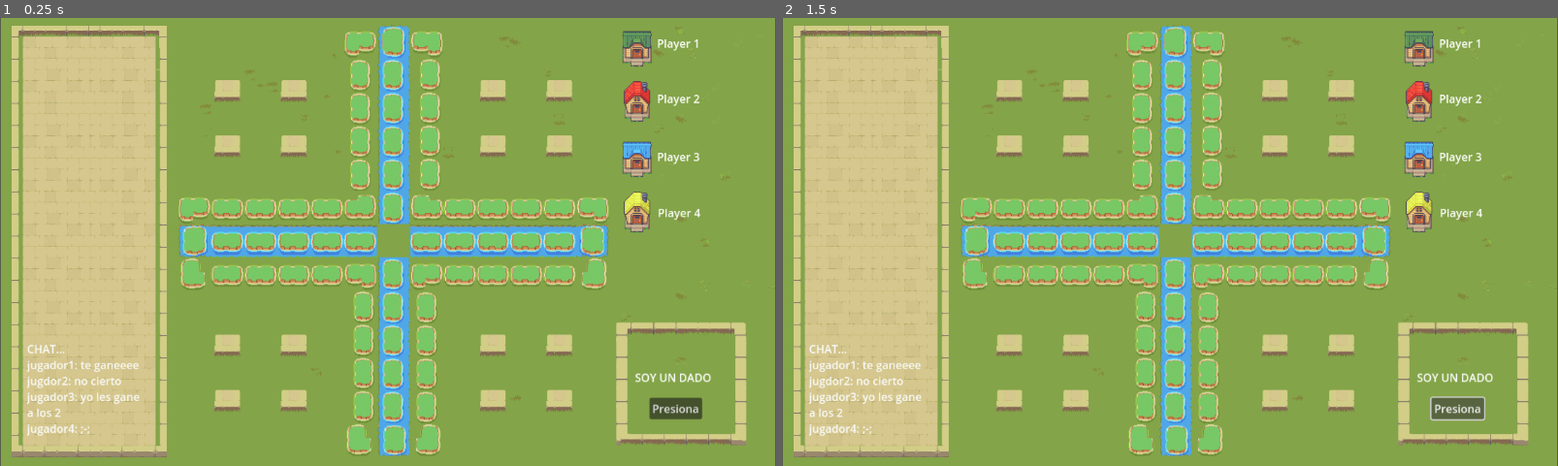
Above: before the commit, frames 1-2 (left to right).
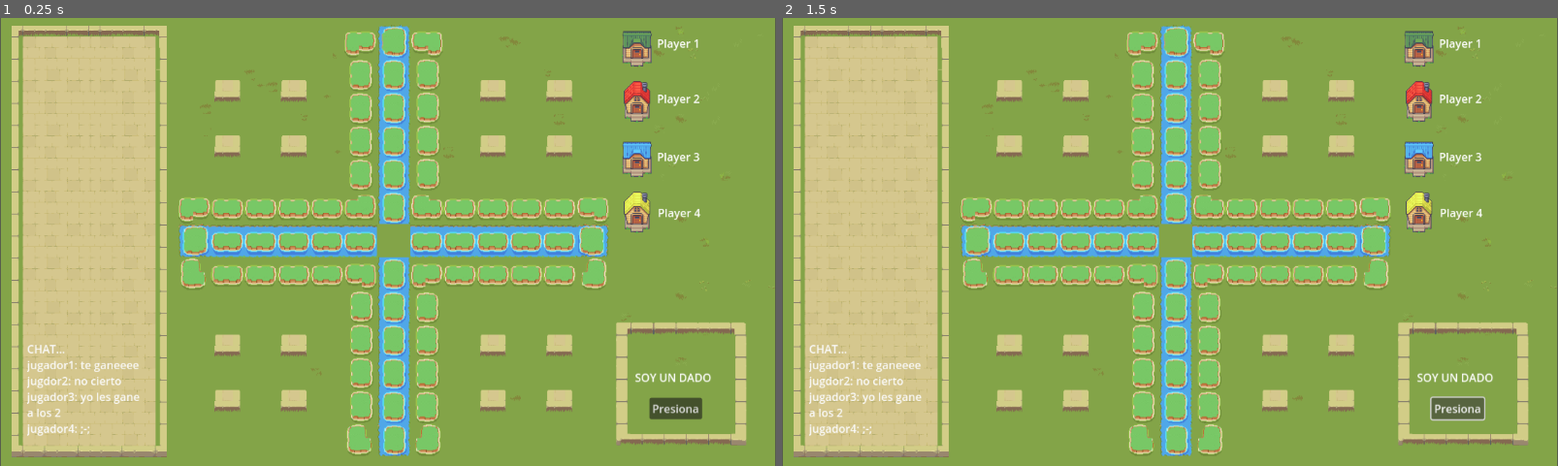
Above: after the commit, the same moments.

Repository: Sark1223/Ludo_v2
Game: Godot game, scene res://Tableros/Escenas_tablero/mapa_1.tscn
The game is run twice, just before and just after one commit, with the same random seed, the same clock (stepped at 60 frames per second) and the same inputs.
Inputs:
- Up to frame 1 (0.25 s): no input
- Up to frame 2 (1.5 s): click "Presiona" at 0.5 s; click "Presiona" at 1.25 s

The runs differ from the first frame. In frame 1, 1.6% of the frame differs, in the area x 25-77%, y 1-91%; in frame 2, 1.6%.

Commit message:
Animaciones de  gato - ventana pop Up
Se añadieron las animaciones de gato e inicio el desarrollo de ventana emergente para seleccionar modo de juego

Diff:
--- /dev/null
+++ b/ludo_v2/Interfaz/Interfaz_Codigo/GameManager.gd
@@ -0,0 +1,12 @@
+extends Node
+
+var Players = {}
+
+# Called when the node enters the scene tree for the first time.
+func _ready() -> void:
+	pass # Replace with function body.
+
+
+# Called every frame. 'delta' is the elapsed time since the previous frame.
+func _process(delta: float) -> void:
+	pass
--- a/ludo_v2/Interfaz/Interfaz_Escenas/menu.tscn
+++ b/ludo_v2/Interfaz/Interfaz_Escenas/menu.tscn
@@ -1,6 +1,6 @@
 [gd_scene load_steps=7 format=4 uid="uid://5xdhye7kq1cq"]
 
-[ext_resource type="Texture2D" uid="uid://q05tv38sfwxp" path="res://tileset_diseño_general/Solaria Demo Tiles.png" id="2_bemn5"]
+[ext_resource type="Texture2D" uid="uid://q05tv38sfwxp" path="res://tileset_diseño_general/Tiles_Menu_tableroWills.png" id="2_bemn5"]
 
 [sub_resource type="TileSetAtlasSource" id="TileSetAtlasSource_1jphu"]
 texture = ExtResource("2_bemn5")
@@ -423,12 +423,13 @@
 anchor_top = 0.5
 anchor_right = 0.5
 anchor_bottom = 0.5
-offset_left = -74.5
-offset_top = -70.0
-offset_right = 74.5
-offset_bottom = 70.0
+offset_left = -74.0
+offset_top = -76.0
+offset_right = 104.0
+offset_bottom = 84.0
 grow_horizontal = 2
 grow_vertical = 2
+alignment = 1
 
 [node name="btnJugar" type="Button" parent="VBoxContainer"]
 layout_mode = 2
@@ -440,7 +441,7 @@
 theme_override_constants/outline_size = 6
 theme_override_fonts/font = SubResource("SystemFont_37mdy")
 theme_override_font_sizes/font_size = 30
-text = "Juegar"
+text = "Jugar"
 flat = true
 
 [node name="btnTutorial" type="Button" parent="VBoxContainer"]
--- /dev/null
+++ b/ludo_v2/Interfaz/Interfaz_Escenas/tipo_conexion_popUp.tscn
@@ -0,0 +1,111 @@
+[gd_scene load_steps=9 format=3 uid="uid://ccgss22fobcmo"]
+
+[sub_resource type="StyleBoxFlat" id="StyleBoxFlat_g1kqk"]
+bg_color = Color(0, 0.509804, 0.431373, 1)
+border_width_left = 1
+border_width_top = 1
+border_width_right = 1
+border_width_bottom = 1
+border_color = Color(0, 0.756197, 0.64355, 1)
+corner_radius_top_left = 4
+corner_radius_top_right = 4
+corner_radius_bottom_right = 4
+corner_radius_bottom_left = 4
+
+[sub_resource type="StyleBoxFlat" id="StyleBoxFlat_q4qh6"]
+bg_color = Color(0, 0.598709, 0.507932, 1)
+border_color = Color(0.8, 0.8, 0.8, 0)
+corner_radius_top_left = 4
+corner_radius_top_right = 4
+corner_radius_bottom_right = 4
+corner_radius_bottom_left = 4
+
+[sub_resource type="StyleBoxFlat" id="StyleBoxFlat_ep5g5"]
+bg_color = Color(2.64719e-07, 0.361365, 0.303546, 1)
+border_width_left = 4
+border_width_top = 4
+border_width_right = 4
+border_width_bottom = 4
+border_color = Color(0.8, 0.8, 0.8, 0)
+
+[sub_resource type="StyleBoxFlat" id="StyleBoxFlat_et1h0"]
+bg_color = Color(1.92523e-07, 0.50878, 0.431914, 1)
+border_color = Color(0.8, 0.8, 0.8, 0)
+corner_radius_top_left = 5
+corner_radius_top_right = 5
+corner_radius_bottom_right = 5
+corner_radius_bottom_left = 5
+
+[sub_resource type="StyleBoxFlat" id="StyleBoxFlat_geesn"]
+bg_color = Color(0.619608, 0.160784, 0.509804, 1)
+border_width_left = 1
+border_width_top = 1
+border_width_right = 1
+border_width_bottom = 1
+border_color = Color(0.862434, 0.352671, 0.726374, 1)
+corner_radius_top_left = 4
+corner_radius_top_right = 4
+corner_radius_bottom_right = 4
+corner_radius_bottom_left = 4
+
+[sub_resource type="StyleBoxFlat" id="StyleBoxFlat_hyu7l"]
+bg_color = Color(0.762304, 0.242288, 0.632829, 1)
+border_color = Color(0.8, 0.8, 0.8, 0)
+corner_radius_top_left = 4
+corner_radius_top_right = 4
+corner_radius_bottom_right = 4
+corner_radius_bottom_left = 4
+
+[sub_resource type="StyleBoxFlat" id="StyleBoxFlat_rl8uv"]
+bg_color = Color(0.488235, 0.111405, 0.39917, 1)
+border_color = Color(0.8, 0.8, 0.8, 0)
+corner_radius_top_left = 4
+corner_radius_top_right = 4
+corner_radius_bottom_right = 4
+corner_radius_bottom_left = 4
+
+[sub_resource type="StyleBoxFlat" id="StyleBoxFlat_fg6pg"]
+bg_color = Color(0.617741, 0.158984, 0.509625, 1)
+border_color = Color(0.8, 0.8, 0.8, 0)
+corner_radius_top_left = 4
+corner_radius_top_right = 4
+corner_radius_bottom_right = 4
+corner_radius_bottom_left = 4
+
+[node name="Tipo_conexion" type="Control"]
+layout_mode = 3
+anchors_preset = 15
+anchor_right = 1.0
+anchor_bottom = 1.0
+grow_horizontal = 2
+grow_vertical = 2
+
+[node name="ColorRect" type="ColorRect" parent="."]
+layout_mode = 2
+offset_left = -1.0
+offset_right = 352.0
+offset_bottom = 210.0
+color = Color(0, 0, 0, 0.482353)
+
+[node name="btnOnline" type="Button" parent="."]
+layout_mode = 2
+offset_left = 55.0
+offset_top = 135.0
+offset_right = 121.0
+offset_bottom = 158.0
+theme_override_styles/focus = SubResource("StyleBoxFlat_g1kqk")
+theme_override_styles/hover = SubResource("StyleBoxFlat_q4qh6")
+theme_override_styles/pressed = SubResource("StyleBoxFlat_ep5g5")
+theme_override_styles/normal = SubResource("StyleBoxFlat_et1h0")
+text = "online"
+
+[node name="btnLocal" type="Button" parent="."]
+offset_left = 224.0
+offset_top = 135.0
+offset_right = 290.0
+offset_bottom = 158.0
+theme_override_styles/focus = SubResource("StyleBoxFlat_geesn")
+theme_override_styles/hover = SubResource("StyleBoxFlat_hyu7l")
+theme_override_styles/pressed = SubResource("StyleBoxFlat_rl8uv")
+theme_override_styles/normal = SubResource("StyleBoxFlat_fg6pg")
+text = "Local"
--- a/ludo_v2/Personajes/Codigo_personajes/player_animations.tres
+++ b/ludo_v2/Personajes/Codigo_personajes/player_animations.tres
@@ -1,143 +1,308 @@
-[gd_resource type="SpriteFrames" load_steps=21 format=3 uid="uid://bhfaqq44tuepe"]
-
-[ext_resource type="Texture2D" uid="uid://dlvxeixm3rnab" path="res://Personajes/Spritesheets_personajes/Imagen.png" id="1_e7512"]
-[ext_resource type="Texture2D" uid="uid://x82ocfuskdgo" path="res://Personajes/Spritesheets_personajes/Saltando.png" id="2_getok"]
-
-[sub_resource type="AtlasTexture" id="AtlasTexture_ynkjt"]
-atlas = ExtResource("1_e7512")
+[gd_resource type="SpriteFrames" load_steps=45 format=3 uid="uid://bhfaqq44tuepe"]
+
+[ext_resource type="Texture2D" uid="uid://5qm8tswdymha" path="res://Personajes/Spritesheets_personajes/Gato/gato_default_atras.png" id="1_m5lfv"]
+[ext_resource type="Texture2D" uid="uid://bcx640cbv82xl" path="res://Personajes/Spritesheets_personajes/Gato/gato_default.png" id="2_o7pc3"]
+[ext_resource type="Texture2D" uid="uid://dvhfm6utx43x0" path="res://Personajes/Spritesheets_personajes/Gato/gato_default_frente.png" id="3_ygkf3"]
+[ext_resource type="Texture2D" uid="uid://bd01s442jnd1a" path="res://Personajes/Spritesheets_personajes/Gato/gato_salto.png" id="4_krqie"]
+[ext_resource type="Texture2D" uid="uid://3ii73gra3uxt" path="res://Personajes/Spritesheets_personajes/Gato/gato_transportado.png" id="5_ggprf"]
+
+[sub_resource type="AtlasTexture" id="AtlasTexture_d74g4"]
+atlas = ExtResource("1_m5lfv")
 region = Rect2(0, 0, 32, 32)
 
-[sub_resource type="AtlasTexture" id="AtlasTexture_h4573"]
-atlas = ExtResource("1_e7512")
+[sub_resource type="AtlasTexture" id="AtlasTexture_m3oe8"]
+atlas = ExtResource("1_m5lfv")
+region = Rect2(32, 0, 32, 32)
+
+[sub_resource type="AtlasTexture" id="AtlasTexture_kvhoi"]
+atlas = ExtResource("1_m5lfv")
 region = Rect2(64, 0, 32, 32)
 
-[sub_resource type="AtlasTexture" id="AtlasTexture_rawga"]
-atlas = ExtResource("1_e7512")
+[sub_resource type="AtlasTexture" id="AtlasTexture_w5nrf"]
+atlas = ExtResource("1_m5lfv")
 region = Rect2(96, 0, 32, 32)
 
-[sub_resource type="AtlasTexture" id="AtlasTexture_08wl1"]
-atlas = ExtResource("1_e7512")
+[sub_resource type="AtlasTexture" id="AtlasTexture_quvjg"]
+atlas = ExtResource("2_o7pc3")
+region = Rect2(0, 0, 32, 32)
+
+[sub_resource type="AtlasTexture" id="AtlasTexture_gpgdr"]
+atlas = ExtResource("2_o7pc3")
+region = Rect2(32, 0, 32, 32)
+
+[sub_resource type="AtlasTexture" id="AtlasTexture_jadcn"]
+atlas = ExtResource("2_o7pc3")
+region = Rect2(64, 0, 32, 32)
+
+[sub_resource type="AtlasTexture" id="AtlasTexture_ypuht"]
+atlas = ExtResource("2_o7pc3")
+region = Rect2(96, 0, 32, 32)
+
+[sub_resource type="AtlasTexture" id="AtlasTexture_rjj2a"]
+atlas = ExtResource("3_ygkf3")
+region = Rect2(0, 0, 32, 32)
+
+[sub_resource type="AtlasTexture" id="AtlasTexture_030gx"]
+atlas = ExtResource("3_ygkf3")
+region = Rect2(32, 0, 32, 32)
+
+[sub_resource type="AtlasTexture" id="AtlasTexture_we5h8"]
+atlas = ExtResource("3_ygkf3")
+region = Rect2(64, 0, 32, 32)
+
+[sub_resource type="AtlasTexture" id="AtlasTexture_nkk3h"]
+atlas = ExtResource("3_ygkf3")
+region = Rect2(96, 0, 32, 32)
+
+[sub_resource type="AtlasTexture" id="AtlasTexture_t7ja0"]
+atlas = ExtResource("3_ygkf3")
 region = Rect2(128, 0, 32, 32)
 
-[sub_resource type="AtlasTexture" id="AtlasTexture_d7qek"]
-atlas = ExtResource("1_e7512")
+[sub_resource type="AtlasTexture" id="AtlasTexture_7kwy0"]
+atlas = ExtResource("3_ygkf3")
 region = Rect2(160, 0, 32, 32)
 
-[sub_resource type="AtlasTexture" id="AtlasTexture_40w6c"]
-atlas = ExtResource("1_e7512")
+[sub_resource type="AtlasTexture" id="AtlasTexture_vx2ts"]
+atlas = ExtResource("3_ygkf3")
 region = Rect2(192, 0, 32, 32)
 
-[sub_resource type="AtlasTexture" id="AtlasTexture_7bt1c"]
-atlas = ExtResource("1_e7512")
+[sub_resource type="AtlasTexture" id="AtlasTexture_uqa0v"]
+atlas = ExtResource("3_ygkf3")
 region = Rect2(224, 0, 32, 32)
 
-[sub_resource type="AtlasTexture" id="AtlasTexture_vrm24"]
-atlas = ExtResource("1_e7512")
+[sub_resource type="AtlasTexture" id="AtlasTexture_b2gq1"]
+atlas = ExtResource("3_ygkf3")
 region = Rect2(256, 0, 32, 32)
 
-[sub_resource type="AtlasTexture" id="AtlasTexture_g22oy"]
-atlas = ExtResource("1_e7512")
+[sub_resource type="AtlasTexture" id="AtlasTexture_ffw8n"]
+atlas = ExtResource("3_ygkf3")
 region = Rect2(288, 0, 32, 32)
 
-[sub_resource type="AtlasTexture" id="AtlasTexture_etjgv"]
-atlas = ExtResource("2_getok")
+[sub_resource type="AtlasTexture" id="AtlasTexture_ccdoo"]
+atlas = ExtResource("3_ygkf3")
+region = Rect2(320, 0, 32, 32)
+
+[sub_resource type="AtlasTexture" id="AtlasTexture_2718a"]
+atlas = ExtResource("3_ygkf3")
+region = Rect2(352, 0, 32, 32)
+
+[sub_resource type="AtlasTexture" id="AtlasTexture_rcl13"]
+atlas = ExtResource("4_krqie")
 region = Rect2(0, 0, 32, 32)
 
-[sub_resource type="AtlasTexture" id="AtlasTexture_pjqsh"]
-atlas = ExtResource("2_getok")
+[sub_resource type="AtlasTexture" id="AtlasTexture_2x53n"]
+atlas = ExtResource("4_krqie")
 region = Rect2(32, 0, 32, 32)
 
-[sub_resource type="AtlasTexture" id="AtlasTexture_muyv8"]
-atlas = ExtResource("2_getok")
+[sub_resource type="AtlasTexture" id="AtlasTexture_oqydt"]
+atlas = ExtResource("4_krqie")
 region = Rect2(64, 0, 32, 32)
 
-[sub_resource type="AtlasTexture" id="AtlasTexture_e2mbw"]
-atlas = ExtResource("2_getok")
+[sub_resource type="AtlasTexture" id="AtlasTexture_1qnne"]
+atlas = ExtResource("4_krqie")
 region = Rect2(96, 0, 32, 32)
 
-[sub_resource type="AtlasTexture" id="AtlasTexture_g3dqn"]
-atlas = ExtResource("2_getok")
+[sub_resource type="AtlasTexture" id="AtlasTexture_btwou"]
+atlas = ExtResource("4_krqie")
 region = Rect2(128, 0, 32, 32)
 
-[sub_resource type="AtlasTexture" id="AtlasTexture_ceuob"]
-atlas = ExtResource("2_getok")
+[sub_resource type="AtlasTexture" id="AtlasTexture_nssg5"]
+atlas = ExtResource("4_krqie")
 region = Rect2(160, 0, 32, 32)
 
-[sub_resource type="AtlasTexture" id="AtlasTexture_lvq24"]
-atlas = ExtResource("2_getok")
+[sub_resource type="AtlasTexture" id="AtlasTexture_5p1mm"]
+atlas = ExtResource("4_krqie")
 region = Rect2(192, 0, 32, 32)
 
-[sub_resource type="AtlasTexture" id="AtlasTexture_81khu"]
-atlas = ExtResource("2_getok")
+[sub_resource type="AtlasTexture" id="AtlasTexture_y7aoh"]
+atlas = ExtResource("4_krqie")
 region = Rect2(224, 0, 32, 32)
 
-[sub_resource type="AtlasTexture" id="AtlasTexture_1bi4r"]
-atlas = ExtResource("2_getok")
+[sub_resource type="AtlasTexture" id="AtlasTexture_5f2l2"]
+atlas = ExtResource("4_krqie")
 region = Rect2(256, 0, 32, 32)
+
+[sub_resource type="AtlasTexture" id="AtlasTexture_u1kqm"]
+atlas = ExtResource("4_krqie")
+region = Rect2(288, 0, 32, 32)
+
+[sub_resource type="AtlasTexture" id="AtlasTexture_dcl06"]
+atlas = ExtResource("5_ggprf")
+region = Rect2(0, 0, 48, 48)
+
+[sub_resource type="AtlasTexture" id="AtlasTexture_0q1wn"]
+atlas = ExtResource("5_ggprf")
+region = Rect2(48, 0, 48, 48)
+
+[sub_resource type="AtlasTexture" id="AtlasTexture_ftpio"]
+atlas = ExtResource("5_ggprf")
+region = Rect2(96, 0, 48, 48)
+
+[sub_resource type="AtlasTexture" id="AtlasTexture_wywr8"]
+atlas = ExtResource("5_ggprf")
+region = Rect2(144, 0, 48, 48)
+
+[sub_resource type="AtlasTexture" id="AtlasTexture_vusv8"]
+atlas = ExtResource("5_ggprf")
+region = Rect2(192, 0, 48, 48)
+
+[sub_resource type="AtlasTexture" id="AtlasTexture_csdhl"]
+atlas = ExtResource("5_ggprf")
+region = Rect2(240, 0, 48, 48)
+
+[sub_resource type="AtlasTexture" id="AtlasTexture_mqxpl"]
+atlas = ExtResource("5_ggprf")
+region = Rect2(288, 0, 48, 48)
+
+[sub_resource type="AtlasTexture" id="AtlasTexture_myhor"]
+atlas = ExtResource("5_ggprf")
+region = Rect2(336, 0, 48, 48)
+
+[sub_resource type="AtlasTexture" id="AtlasTexture_ebry3"]
+atlas = ExtResource("5_ggprf")
+region = Rect2(384, 0, 48, 48)
 
 [resource]
 animations = [{
 "frames": [{
-"duration": 1.0,
-"texture": SubResource("AtlasTexture_ynkjt")
-}, {
-"duration": 1.0,
-"texture": SubResource("AtlasTexture_h4573")
-}, {
-"duration": 1.0,
-"texture": SubResource("AtlasTexture_rawga")
-}, {
-"duration": 1.0,
-"texture": SubResource("AtlasTexture_08wl1")
-}, {
-"duration": 1.0,
-"texture": SubResource("AtlasTexture_d7qek")
-}, {
-"duration": 1.0,
-"texture": SubResource("AtlasTexture_40w6c")
-}, {
-"duration": 1.0,
-"texture": SubResource("AtlasTexture_7bt1c")
-}, {
-"duration": 1.0,
-"texture": SubResource("AtlasTexture_vrm24")
-}, {
-"duration": 1.0,
-"texture": SubResource("AtlasTexture_g22oy")
-}],
-"loop": true,
-"name": &"default",
-"speed": 4.0
-}, {
-"frames": [{
-"duration": 1.1,
-"texture": SubResource("AtlasTexture_etjgv")
-}, {
-"duration": 1.1,
-"texture": SubResource("AtlasTexture_pjqsh")
-}, {
-"duration": 1.1,
-"texture": SubResource("AtlasTexture_muyv8")
-}, {
-"duration": 1.1,
-"texture": SubResource("AtlasTexture_e2mbw")
-}, {
-"duration": 1.1,
-"texture": SubResource("AtlasTexture_g3dqn")
-}, {
-"duration": 1.1,
-"texture": SubResource("AtlasTexture_ceuob")
-}, {
-"duration": 1.1,
-"texture": SubResource("AtlasTexture_lvq24")
-}, {
-"duration": 1.1,
-"texture": SubResource("AtlasTexture_81khu")
-}, {
-"duration": 1.1,
-"texture": SubResource("AtlasTexture_1bi4r")
-}],
-"loop": true,
-"name": &"movimiento",
-"speed": 9.0
+"duration": 1.3,
+"texture": SubResource("AtlasTexture_d74g4")
+}, {
+"duration": 1.0,
+"texture": SubResource("AtlasTexture_m3oe8")
+}, {
+"duration": 1.0,
+"texture": SubResource("AtlasTexture_kvhoi")
+}, {
+"duration": 1.0,
+"texture": SubResource("AtlasTexture_w5nrf")
+}],
+"loop": true,
+"name": &"default_atras",
+"speed": 2.5
+}, {
+"frames": [{
+"duration": 1.6,
+"texture": SubResource("AtlasTexture_quvjg")
+}, {
+"duration": 1.0,
+"texture": SubResource("AtlasTexture_gpgdr")
+}, {
+"duration": 1.0,
+"texture": SubResource("AtlasTexture_jadcn")
+}, {
+"duration": 1.0,
+"texture": SubResource("AtlasTexture_ypuht")
+}],
+"loop": true,
+"name": &"default_derecha",
+"speed": 3.0
+}, {
+"frames": [{
+"duration": 1.0,
+"texture": SubResource("AtlasTexture_rjj2a")
+}, {
+"duration": 1.0,
+"texture": SubResource("AtlasTexture_030gx")
+}, {
+"duration": 1.0,
+"texture": SubResource("AtlasTexture_we5h8")
+}, {
+"duration": 1.0,
+"texture": SubResource("AtlasTexture_nkk3h")
+}, {
+"duration": 1.0,
+"texture": SubResource("AtlasTexture_t7ja0")
+}, {
+"duration": 1.0,
+"texture": SubResource("AtlasTexture_7kwy0")
+}, {
+"duration": 1.0,
+"texture": SubResource("AtlasTexture_vx2ts")
+}, {
+"duration": 1.0,
+"texture": SubResource("AtlasTexture_uqa0v")
+}, {
+"duration": 1.0,
+"texture": SubResource("AtlasTexture_b2gq1")
+}, {
+"duration": 1.0,
+"texture": SubResource("AtlasTexture_ffw8n")
+}, {
+"duration": 1.0,
+"texture": SubResource("AtlasTexture_ccdoo")
+}, {
+"duration": 1.0,
+"texture": SubResource("AtlasTexture_2718a")
+}],
+"loop": true,
+"name": &"default_frente",
+"speed": 3.0
+}, {
+"frames": [{
+"duration": 0.5,
+"texture": SubResource("AtlasTexture_rcl13")
+}, {
+"duration": 0.5,
+"texture": SubResource("AtlasTexture_2x53n")
+}, {
+"duration": 0.5,
+"texture": SubResource("AtlasTexture_oqydt")
+}, {
+"duration": 0.5,
+"texture": SubResource("AtlasTexture_1qnne")
+}, {
+"duration": 0.5,
+"texture": SubResource("AtlasTexture_btwou")
+}, {
+"duration": 0.5,
+"texture": SubResource("AtlasTexture_nssg5")
+}, {
+"duration": 0.5,
+"texture": SubResource("AtlasTexture_5p1mm")
+}, {
+"duration": 0.5,
+"texture": SubResource("AtlasTexture_y7aoh")
+}, {
+"duration": 0.5,
+"texture": SubResource("AtlasTexture_5f2l2")
+}, {
+"duration": 0.5,
+"texture": SubResource("AtlasTexture_u1kqm")
+}],
+"loop": true,
+"name": &"salto_casilla",
+"speed": 5.0
+}, {
+"frames": [{
+"duration": 0.5,
+"texture": SubResource("AtlasTexture_dcl06")
+}, {
+"duration": 0.5,
+"texture": SubResource("AtlasTexture_0q1wn")
+}, {
+"duration": 0.5,
+"texture": SubResource("AtlasTexture_ftpio")
+}, {
+"duration": 0.5,
+"texture": SubResource("AtlasTexture_wywr8")
+}, {
+"duration": 0.5,
+"texture": SubResource("AtlasTexture_vusv8")
+}, {
+"duration": 1.0,
+"texture": SubResource("AtlasTexture_csdhl")
+}, {
+"duration": 1.0,
+"texture": SubResource("AtlasTexture_mqxpl")
+}, {
+"duration": 1.0,
+"texture": SubResource("AtlasTexture_myhor")
+}, {
+"duration": 1.0,
+"texture": SubResource("AtlasTexture_ebry3")
+}],
+"loop": true,
+"name": &"trasportar_derecha",
+"speed": 5.0
 }]
--- a/ludo_v2/Personajes/Escenas_personajes/gato.tscn
+++ b/ludo_v2/Personajes/Escenas_personajes/gato.tscn
@@ -1,12 +1,12 @@
 [gd_scene load_steps=3 format=3 uid="uid://c0emri15vp873"]
 
-[ext_resource type="SpriteFrames" path="res://Personajes/Codigo_personajes/player_animations.tres" id="1_dh40n"]
+[ext_resource type="SpriteFrames" uid="uid://bhfaqq44tuepe" path="res://Personajes/Codigo_personajes/player_animations.tres" id="1_dh40n"]
 [ext_resource type="Script" path="res://Personajes/Codigo_personajes/gato.gd" id="2_polqn"]
 
 [node name="Gato" type="AnimatedSprite2D"]
 texture_filter = 1
 position = Vector2(33, 18)
 sprite_frames = ExtResource("1_dh40n")
-animation = &"salto"
-autoplay = "salto"
+animation = &"default_derecha"
+autoplay = "default_derecha"
 script = ExtResource("2_polqn")
Binary file removed: ludo_v2/Personajes/Archivos PXO personajes/GATO/static_cat.png
Not shown: 1 places in ludo_v2/Personajes/Escenas_personajes/animated_sprite_2d.tscn that only renumber resources
Binary file added: ludo_v2/Personajes/Spritesheets_personajes/Gato/gato_default.png
Not shown, added: ludo_v2/Personajes/Spritesheets_personajes/Gato/gato_default.png.import
Binary file added: ludo_v2/Personajes/Spritesheets_personajes/Gato/gato_default_atras.png
Not shown, added: ludo_v2/Personajes/Spritesheets_personajes/Gato/gato_default_atras.png.import
Binary file added: ludo_v2/Personajes/Spritesheets_personajes/Gato/gato_default_frente.png
Not shown, added: ludo_v2/Personajes/Spritesheets_personajes/Gato/gato_default_frente.png.import
Binary file added: ludo_v2/Personajes/Spritesheets_personajes/Gato/gato_salto.png
Not shown, added: ludo_v2/Personajes/Spritesheets_personajes/Gato/gato_salto.png.import
Binary file added: ludo_v2/Personajes/Spritesheets_personajes/Gato/gato_transportado.png
Not shown, changed: ludo_v2/Personajes/Spritesheets_personajes/Gato/gato_transportado.png.import
(and 4 more such lines)
